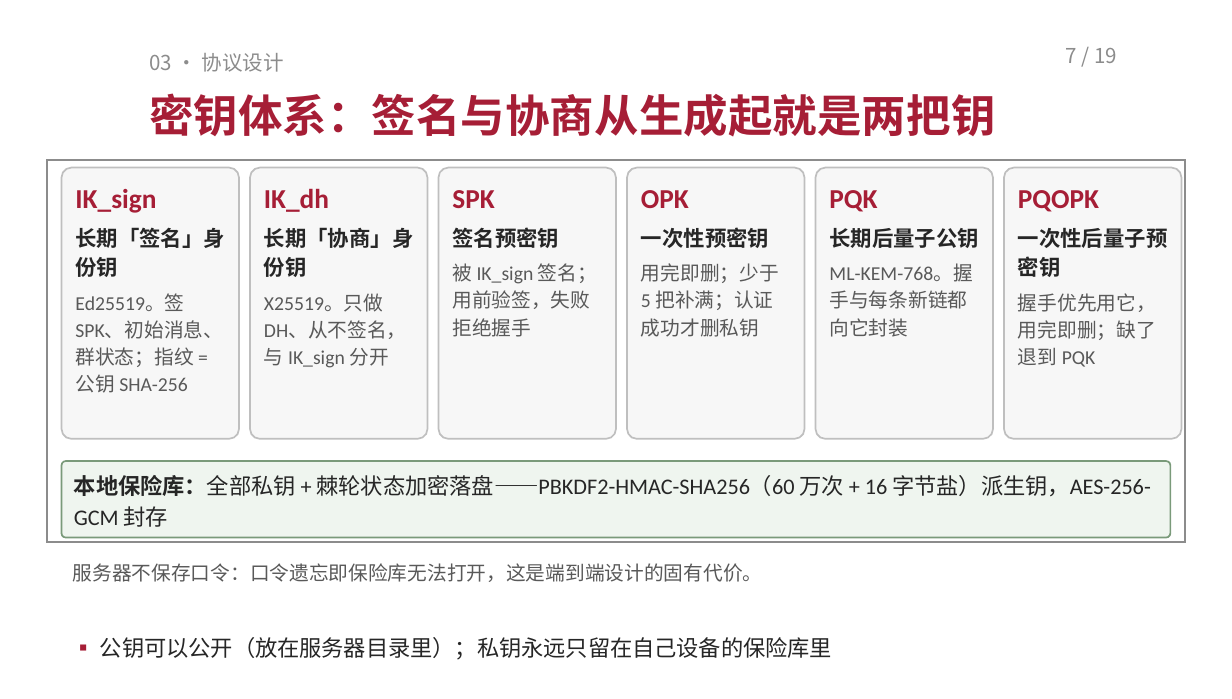
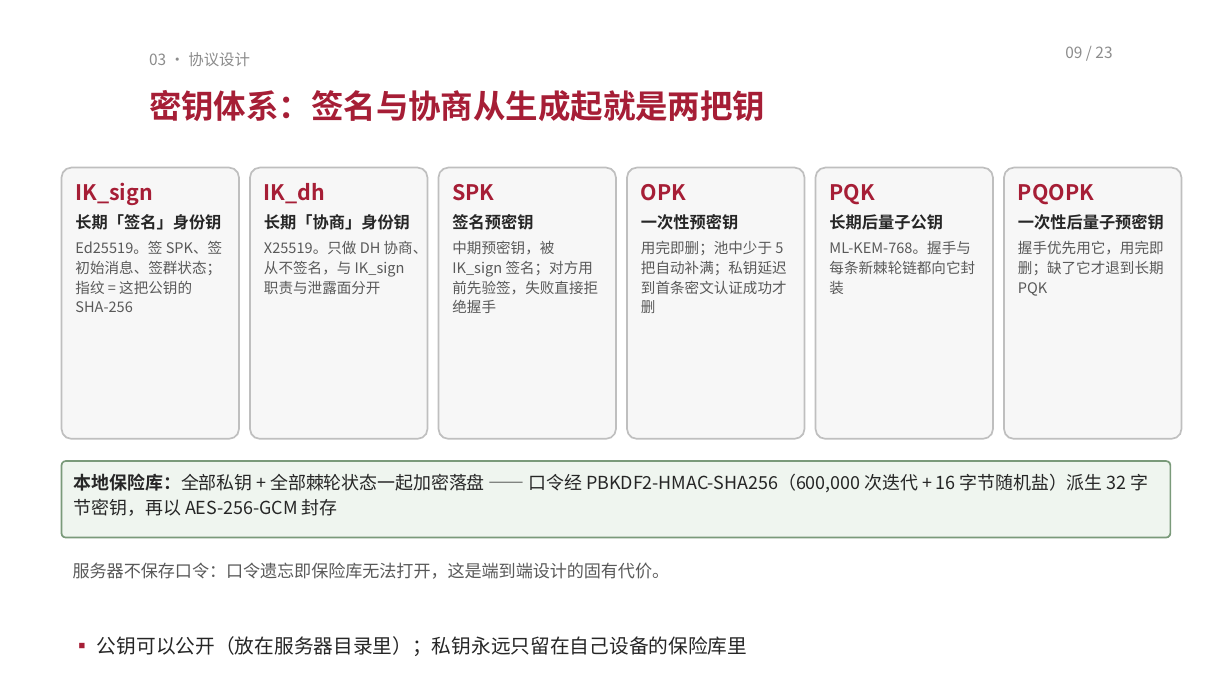
Before and after one commit to TomHaoZi/ECNUchat, a slide deck: slide 9 of 中期汇报/ECNUchat-中期汇报.pptx (slide 7 before the commit). Drawn at 1232x699 pixels with LibreOffice and Linux fonts; fonts in the diff are those of the drawing. Boxes give left, top, right and bottom in pixels: in the first picture for what was removed or moved away, otherwise in the second. Text is boxed around its words. In the diff, an @@ line names an element or a change of style, - is before the commit and + after.

```diff
--- a/中期汇报/ECNUchat-中期汇报.pptx
+++ b/中期汇报/ECNUchat-中期汇报.pptx
@@ text "03 · 协议设计" at bbox=[149, 52, 250, 66]: size 12 to 9 pt @@
@@ text at bbox=[1065, 46, 1112, 58]: text changed; size 12 to 9 pt @@
-7 / 19
+09 / 23
@@ text "密钥体系：签名与协商从生成起就是两把钥" at bbox=[149, 90, 765, 121]: size 26 to 19 pt @@
@@ rectangle removed at bbox=[47, 160, 1185, 542] @@
@@ text in rounded rectangle at bbox=[75, 182, 221, 230]: size 16 to 12.5 pt in "IK_sign"; font Calibri to Noto Sans CJK SC in "IK_sign", "长期「签名」身份钥"; size 12.5 to 9.5 pt in "长期「签名」身份钥"; line spacing 1.15 to 1.12; less space between paragraphs @@
@@ text in rounded rectangle at bbox=[264, 183, 410, 230]: size 16 to 12.5 pt in "IK_dh"; font Calibri to Noto Sans CJK SC in "IK_dh", "长期「协商」身份钥"; size 12.5 to 9.5 pt in "长期「协商」身份钥"; line spacing 1.15 to 1.12; less space between paragraphs @@
@@ text in rounded rectangle at bbox=[452, 184, 533, 230]: size 16 to 12.5 pt in "SPK"; font Calibri to Noto Sans CJK SC in "SPK", "签名预密钥"; size 12.5 to 9.5 pt in "签名预密钥"; line spacing 1.15 to 1.12; less space between paragraphs @@
@@ text in rounded rectangle at bbox=[641, 184, 738, 230]: size 16 to 12.5 pt in "OPK"; font Calibri to Noto Sans CJK SC in "OPK", "一次性预密钥"; size 12.5 to 9.5 pt in "一次性预密钥"; line spacing 1.15 to 1.12; less space between paragraphs @@
@@ text in rounded rectangle at bbox=[829, 184, 943, 230]: size 16 to 12.5 pt in "PQK"; font Calibri to Noto Sans CJK SC in "PQK", "长期后量子公钥"; size 12.5 to 9.5 pt in "长期后量子公钥"; line spacing 1.15 to 1.12; less space between paragraphs @@
@@ text in rounded rectangle at bbox=[1018, 184, 1164, 230]: size 16 to 12.5 pt in "PQOPK"; font Calibri to Noto Sans CJK SC in "PQOPK", "一次性后量子预密钥"; size 12.5 to 9.5 pt in "一次性后量子预密钥"; line spacing 1.15 to 1.12; less space between paragraphs @@
@@ text in rounded rectangle at bbox=[264, 239, 428, 294]: text changed; size 11.5 to 8.5 pt; font Calibri to Noto Sans CJK SC @@
-X25519。只做 DH、从不签名，与 IK_sign 分开
+X25519。只做 DH 协商、从不签名，与 IK_sign 职责与泄露面分开
@@ text in rounded rectangle at bbox=[75, 241, 222, 312]: text changed; size 11.5 to 8.5 pt; font Calibri to Noto Sans CJK SC @@
-Ed25519。签 SPK、初始消息、群状态；指纹 = 公钥 SHA-256
+Ed25519。签 SPK、签初始消息、签群状态；指纹 = 这把公钥的 SHA-256
@@ text in rounded rectangle at bbox=[452, 241, 598, 313]: text changed; size 11.5 to 8.5 pt; font Calibri to Noto Sans CJK SC @@
-被 IK_sign 签名；用前验签，失败拒绝握手
+中期预密钥，被 IK_sign 签名；对方用前先验签，失败直接拒绝握手
@@ text in rounded rectangle at bbox=[641, 241, 787, 313]: text changed; size 11.5 to 8.5 pt; font Calibri to Noto Sans CJK SC @@
-用完即删；少于 5 把补满；认证成功才删私钥
+用完即删；池中少于 5 把自动补满；私钥延迟到首条密文认证成功才删
@@ text in rounded rectangle at bbox=[829, 241, 975, 294]: text changed; size 11.5 to 8.5 pt; font Calibri to Noto Sans CJK SC @@
-ML-KEM-768。握手与每条新链都向它封装
+ML-KEM-768。握手与每条新棘轮链都向它封装
@@ text in rounded rectangle at bbox=[1018, 241, 1164, 296]: text changed; size 11.5 to 8.5 pt; font Calibri to Noto Sans CJK SC @@
-握手优先用它，用完即删；缺了退到 PQK
+握手优先用它，用完即删；缺了它才退到长期 PQK
@@ text in rounded rectangle at bbox=[74, 473, 1149, 516]: text changed; size 13 to 10.5 pt; font Calibri to Noto Sans CJK SC @@
-本地保险库：全部私钥 + 棘轮状态加密落盘——PBKDF2-HMAC-SHA256（60 万次 + 16 字节盐）派生钥，AES-256-GCM 封存
+本地保险库：全部私钥 + 全部棘轮状态一起加密落盘 —— 口令经 PBKDF2-HMAC-SHA256（600,000 次迭代 + 16 字节随机盐）派生 32 字节密钥，再以 AES-256-GCM 封存
@@ text "服务器不保存口令：口令遗忘即保险库无法打开，这是端到端设计的固有代价。" at bbox=[73, 562, 670, 579]: size 11.5 to 10 pt @@
@@ text "▪ 公钥可以公开（放在服务器目录里）；私钥永远只留在自己设备的保险库里" at bbox=[97, 636, 747, 656]: size 13 to 11.5 pt, font Calibri to Noto Sans CJK SC; less space between paragraphs @@
```
Also in this commit, not shown: 16 other slides changed, 4 slides added, 3 other files.
